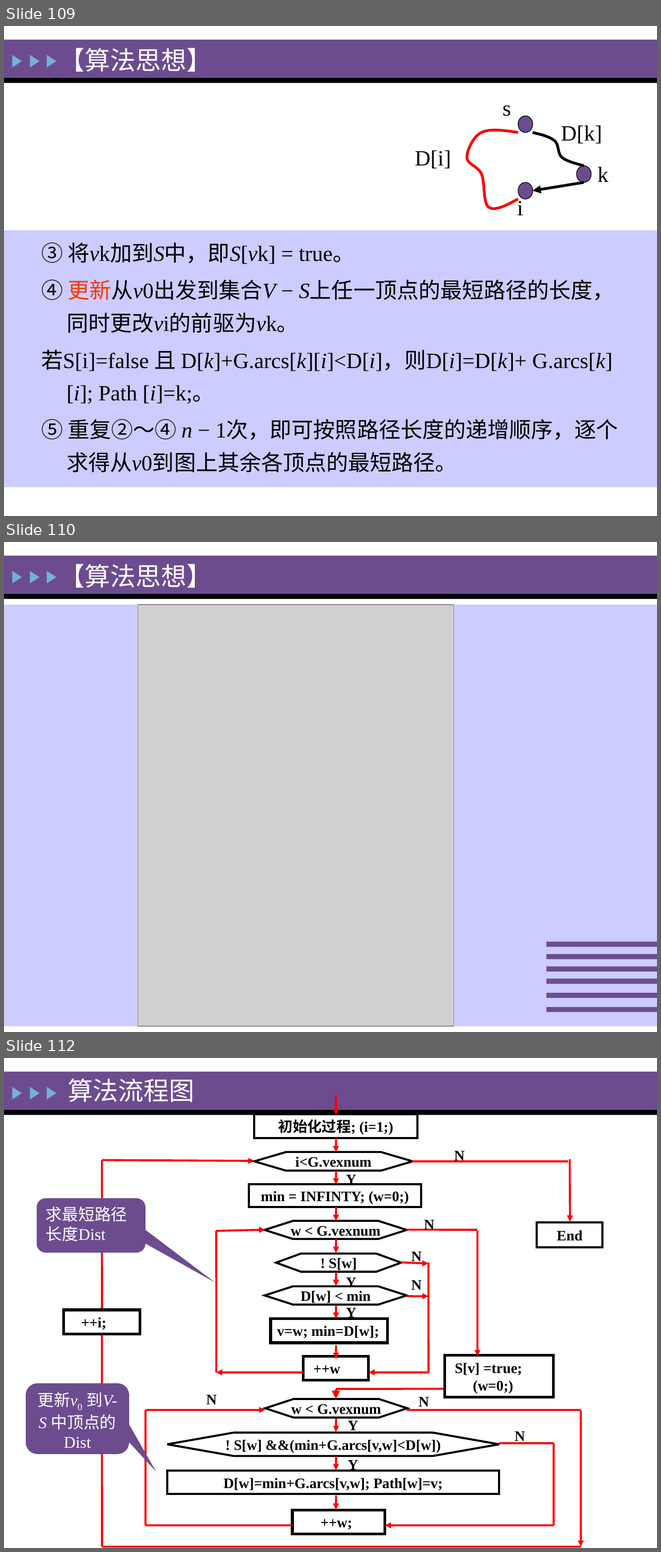
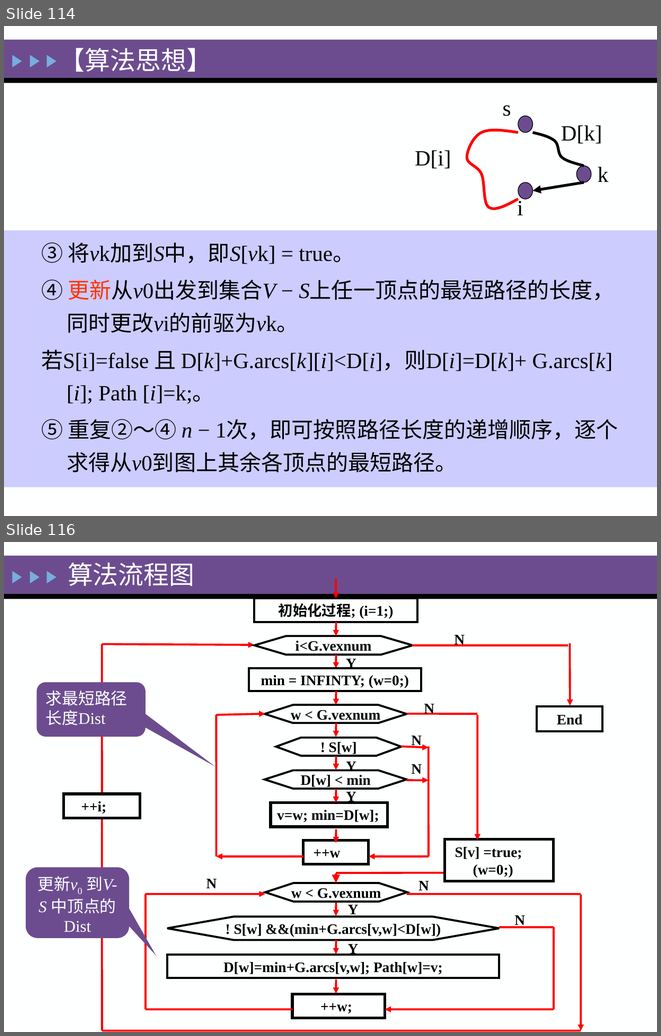
Before and after one commit to zeemeil/zeemeil.github.io, a slide deck: files/2025_1_DS/0416_DS_Diagram.pptx. Shown one above the other, each under a label of ours: slides 109, 110 and 112 before the commit, slides 114 and 116 after it; the slides between them are not shown. The pictures are 661x1552 and 661x1036 pixels, drawn with LibreOffice and Linux fonts; fonts in the diff are those of the drawing; grey boxes stand for pictures. Boxes give left, top, right and bottom in pixels: in the first picture for what was removed or moved away, otherwise in the second. Text is boxed around its words. In the diff, an @@ line names an element or a change of style, - is before the commit and + after.

```diff
--- a/files/2025_1_DS/0416_DS_Diagram.pptx
+++ b/files/2025_1_DS/0416_DS_Diagram.pptx
@@ slide 110 removed at [4, 542, 657, 1032], background #FEFFFF; not listed: 5 template elements that a slide beside it also shows @@
@@ text removed at [60, 564, 212, 588] @@
-【算法思想】
@@ rectangle removed at [4, 605, 657, 1026] @@
@@ picture removed at [138, 605, 454, 1026] @@
@@ group removed at [547, 942, 657, 1012]: 6 rectangles @@
@@ what was slide 109 is now slide 114 @@
@@ what was slide 112 is now slide 116 @@
```
Also in this commit, not shown: 5 slides added, 2 other files.
